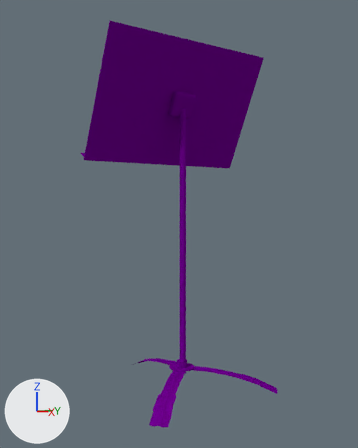
Renders of the Blender file Assets/Custom Models/music stand.blend from each side of a commit.
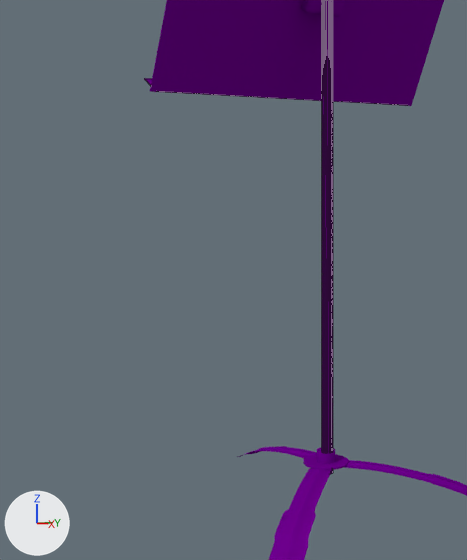
Each version appears first whole from a 50 mm lens placed at (8.13, -6.93, 5.27), pointed at (0.24, -1.23, 4.88), and next in a close-up on the part from 0% to 73% of the width and 24% to 94% of the height. The lights are fixed; the arrows at lower left show +X, +Y and +Z. The close-ups show mesh edges as thin lines.

In view in the first close-up: 'Cube.001', 'Cylinder', 'NurbsCurve.001', 'NurbsCurve.002'.
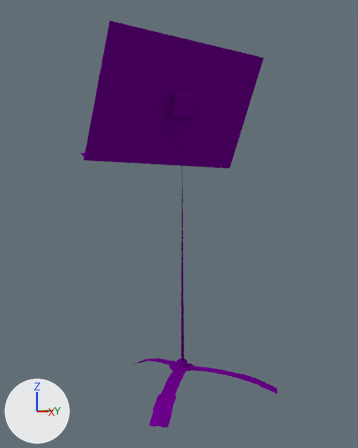
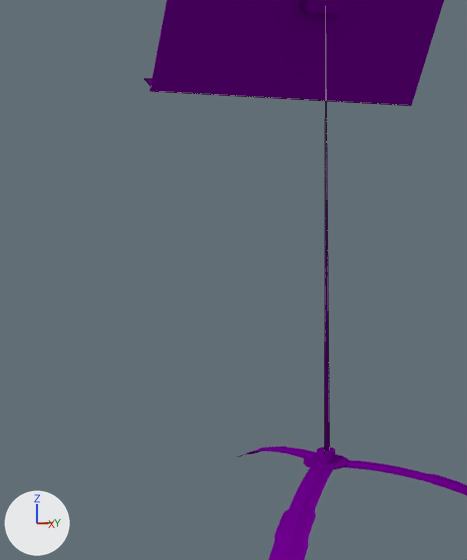
Patch to the scene script:
```diff
--- a/Assets/Custom Models/music stand.blend.py
+++ b/Assets/Custom Models/music stand.blend.py
@@ ob_cylinder @@
 ob_cylinder.scale = (-2.26, -0.151, -0.153)
+_m = ob_cylinder.modifiers.new('Decimate', 'DECIMATE')
+_m.ratio = 0.0
```

What differs and where, as boxes (x1, y1, x2, y2) in the close-ups (467 x 560 px):
'Cylinder', modifiers changed: before (322, 0, 333, 474); after (325, 89, 330, 451)
